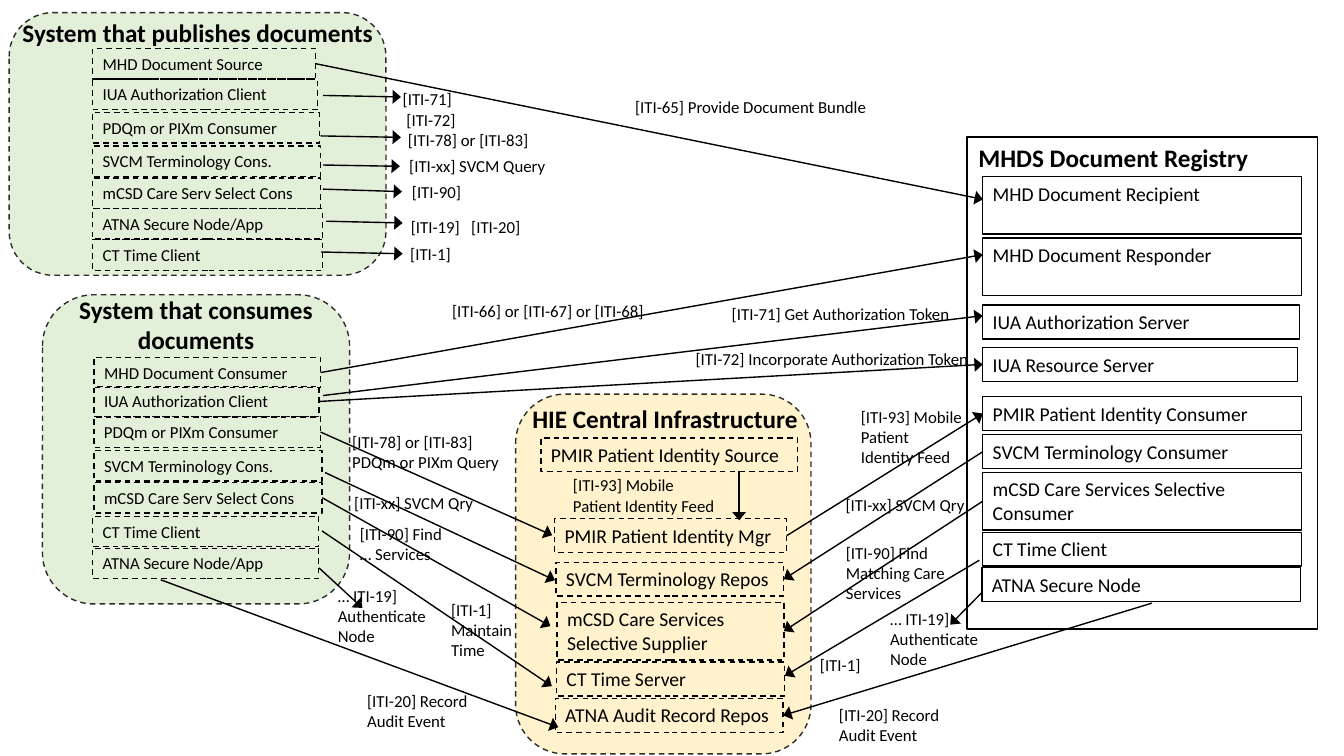
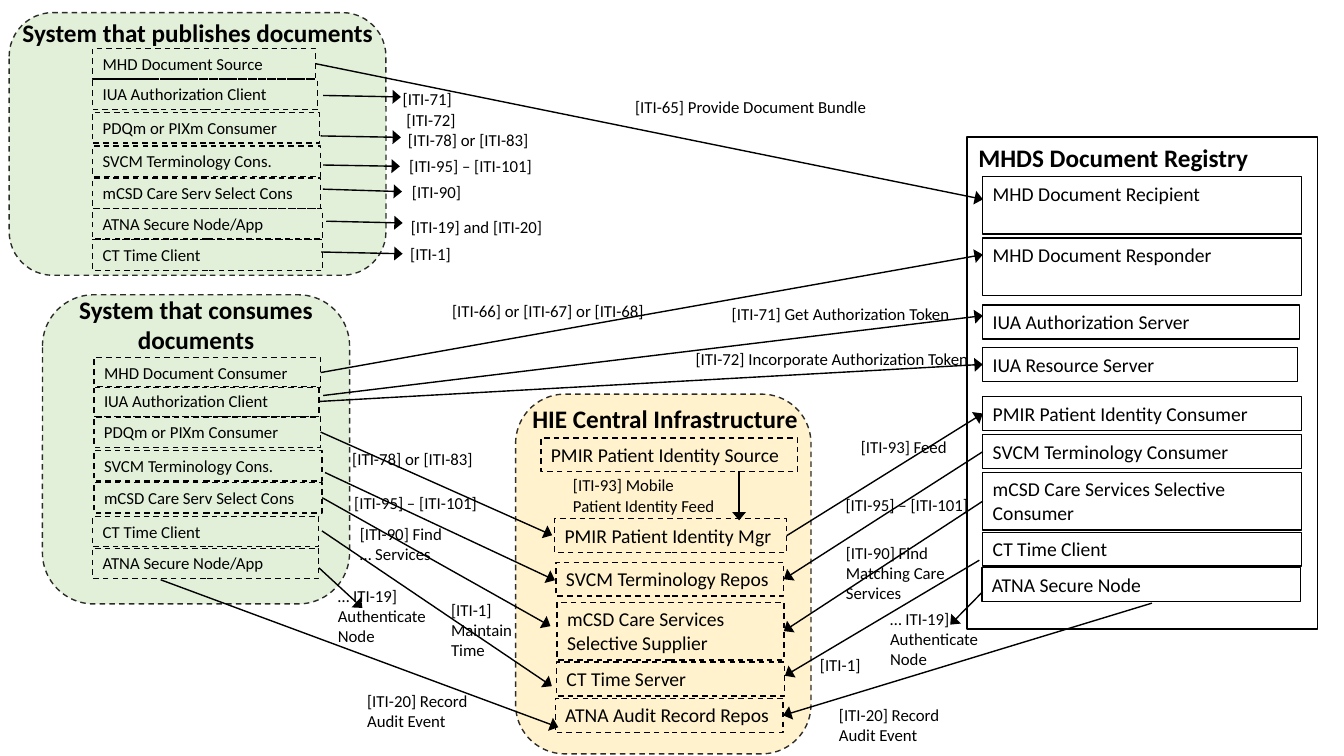
Before and after one commit to IHE/IT-Infrastructure, a slide deck: slide 1 of MHDS/MHDS-alt-actorDiagram-and-processFlows.pptx. Drawn at 1344x756 pixels with LibreOffice and Linux fonts; fonts in the diff are those of the drawing. Boxes give left, top, right and bottom in pixels: in the first picture for what was removed or moved away, otherwise in the second. Text is boxed around its words. In the diff, an @@ line names an element or a change of style, - is before the commit and + after.

Commit message:
fixed SVCM references in complex diagram, all graphics from one PPT

```diff
--- a/MHDS/MHDS-alt-actorDiagram-and-processFlows.pptx
+++ b/MHDS/MHDS-alt-actorDiagram-and-processFlows.pptx
@@ text at (409, 160, 532, 175): text changed @@
-[ITI-xx] SVCM Query
+[ITI-95] – [ITI-101]
@@ text at (411, 221, 542, 236): text changed @@
-[ITI-19] [ITI-20]
+[ITI-19] and [ITI-20]
@@ text at (861, 440, 947, 457): text changed @@
-[ITI-93] Mobile Patient Identity Feed
+[ITI-93] Feed
@@ text at (352, 451, 473, 469): text changed @@
-[ITI-78] or [ITI-83] PDQm or PIXm Query
+[ITI-78] or [ITI-83]
@@ text at (354, 496, 477, 512): text changed @@
-[ITI-xx] SVCM Qry
+[ITI-95] – [ITI-101]
@@ text at (846, 497, 969, 515): text changed @@
-[ITI-xx] SVCM Qry
+[ITI-95] – [ITI-101]
```
Also in this commit, not shown: 15 other files.
